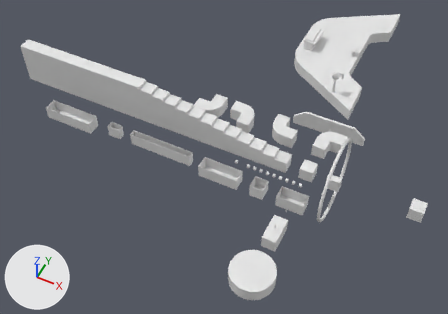
The FBX model Assets/Meshes/Meshes.fbx: old version first, new version second.
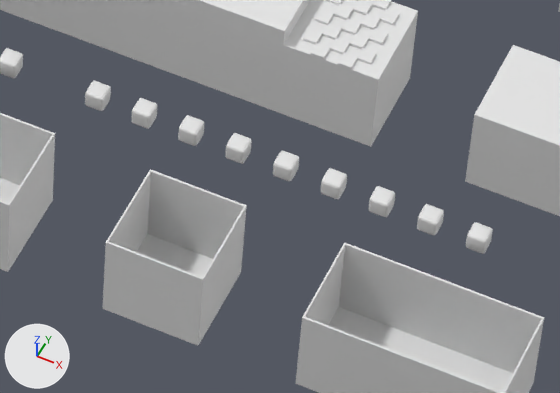
The first picture shows the older version from a 50 mm lens placed at (39.0, -283.0, 335.0), pointed at (-109.0, 13.0, -36.0). The close-ups show both versions on the part from 52% to 69% of the width and 49% to 66% of the height of that picture; other places that the commit changed are outside them. Arrows for +X, +Y and +Z are at lower left; the lights stay in place. Where no turn or scale is listed for an object, it has been applied to the vertices.

In view in the first close-up: 'CubeBurger', 'CubeCheese', 'CubeDefault', 'CubeGround', 'CubeIce', 'CubeLava1', 'CubeLava2', 'CubeLava3', 'CubePig', 'CubePumpkin', 'CubeRoad', 'CubeSmile', 'CubeWatermealon', 'Finish'.
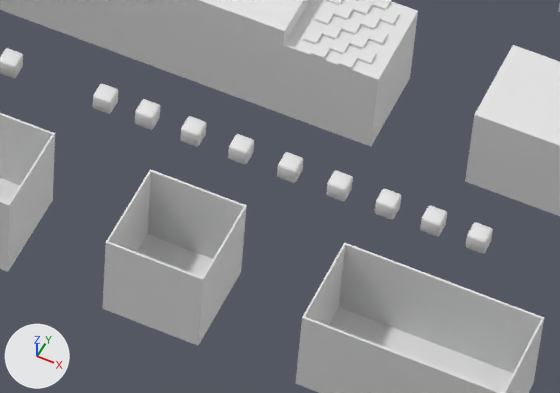
Where the change shows, as pixel boxes (x1, y1, x2, y2) in the close-ups (560 x 393 px):
'CubePig', moved: before (85, 81, 111, 111); after (93, 83, 118, 114)
'CubeIce', moved: before (369, 186, 395, 217); after (375, 188, 401, 220)
'CubeBurger', moved: before (321, 168, 347, 199); after (326, 170, 353, 202)
'CubeGround', moved: before (273, 151, 299, 181); after (277, 152, 303, 183)
'CubeCheese', moved: before (417, 204, 444, 235); after (420, 205, 447, 237)
'CubePumpkin', moved: before (132, 98, 157, 129); after (135, 99, 161, 130)
'CubeSmile', moved: before (225, 133, 252, 164); after (228, 134, 254, 165)
'CubeWatermealon', moved: before (178, 115, 204, 146); after (180, 116, 206, 147)

The change, as a diff of the scene's bpy script:
```diff
--- a/Assets/Meshes/Meshes.fbx.py
+++ b/Assets/Meshes/Meshes.fbx.py
@@ ob_cubeground @@
 ob_cubeground = bpy.data.objects.new('CubeGround', me_cube_010)
-ob_cubeground.location = (-56.57, -13.28, -3.17)
+ob_cubeground.location = (-56.11, -13.28, -3.17)
@@ ob_cubeburger @@
 ob_cubeburger = bpy.data.objects.new('CubeBurger', me_cube_009)
-ob_cubeburger.location = (-51.57, -13.28, -3.17)
+ob_cubeburger.location = (-50.96, -13.28, -3.17)
@@ ob_cubepig @@
 ob_cubepig = bpy.data.objects.new('CubePig', me_cube_014)
-ob_cubepig.location = (-76.57, -13.28, -3.17)
+ob_cubepig.location = (-75.75, -13.28, -3.17)
@@ ob_cubesmile @@
 ob_cubesmile = bpy.data.objects.new('CubeSmile', me_cube_011)
-ob_cubesmile.location = (-61.57, -13.28, -3.17)
+ob_cubesmile.location = (-61.28, -13.28, -3.17)
@@ ob_cubepumpkin @@
 ob_cubepumpkin = bpy.data.objects.new('CubePumpkin', me_cube_013)
-ob_cubepumpkin.location = (-71.57, -13.28, -3.17)
+ob_cubepumpkin.location = (-71.23, -13.28, -3.17)
@@ ob_cubeice @@
 ob_cubeice = bpy.data.objects.new('CubeIce', me_cube_006)
-ob_cubeice.location = (-46.57, -13.28, -3.17)
+ob_cubeice.location = (-45.93, -13.28, -3.17)
@@ ob_cubewatermealon @@
 ob_cubewatermealon = bpy.data.objects.new('CubeWatermealon', me_cube_012)
-ob_cubewatermealon.location = (-66.57, -13.28, -3.17)
+ob_cubewatermealon.location = (-66.34, -13.28, -3.17)
@@ ob_cubecheese @@
 ob_cubecheese = bpy.data.objects.new('CubeCheese', me_cube_004)
-ob_cubecheese.location = (-41.57, -13.28, -3.17)
+ob_cubecheese.location = (-41.21, -13.28, -3.17)
```
